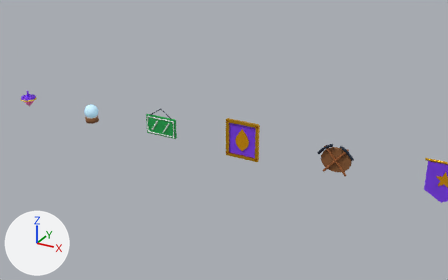
What one commit did to the Blender file blender/assets.blend.
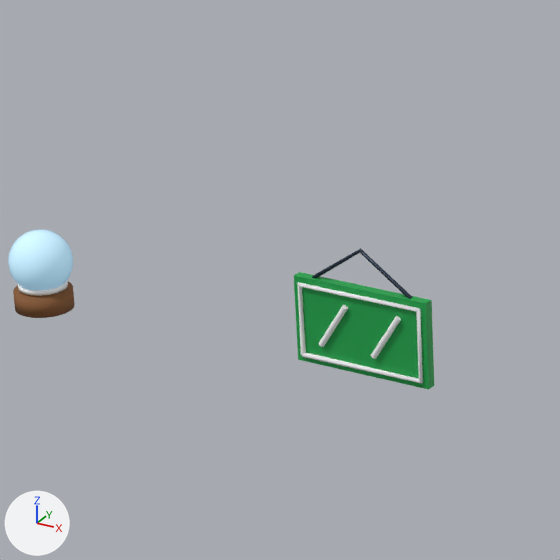
There are two pictures of each version: one from a 50 mm camera at (169.03, -8.35, 4.39) aimed at (164.21, 0.42, 0.0), one close up on the part from 18% to 46% of the width and 20% to 63% of the height. Lighting does not change. The marker at lower left points along +X, +Y and +Z. The older version's two pictures come first.

The first close-up shows 'col_snow_globe_base', 'col_snow_globe_glass', 'col_station_sign_board', 'col_station_sign_border', 'col_station_sign_cord', 'col_station_sign_rail0', 'col_station_sign_rail1' and 1 more.
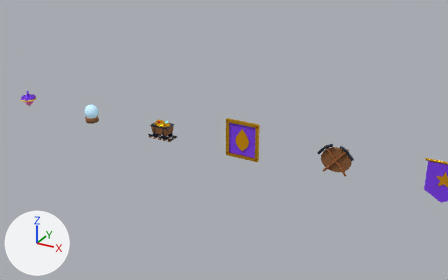
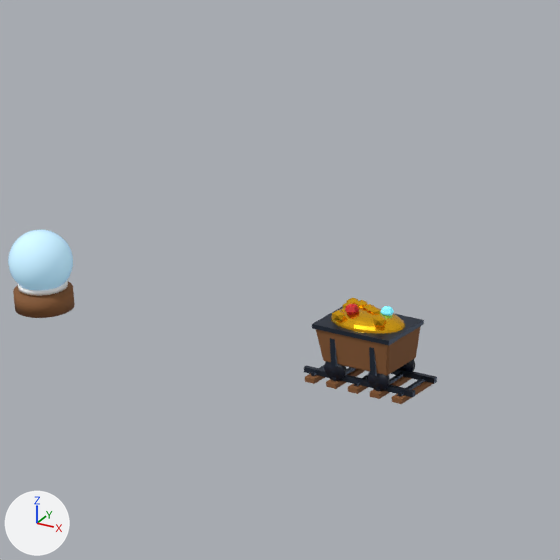
What differs and where, as boxes (x1, y1, x2, y2) in the close-ups (560 x 560 px):
'col_station_sign_board', deleted (green): before (294, 272, 434, 390)
'col_mine_cart_body', added (brown): after (316, 326, 421, 376)
'col_station_sign_border', deleted: before (298, 282, 423, 383)
'col_mine_cart_gold', added (yellow): after (331, 298, 405, 333)
'col_mine_cart_bands', added: after (312, 306, 424, 376)
'col_mine_cart_rails', added: after (304, 365, 437, 397)
'col_mine_cart_sleepers', added (brown): after (305, 369, 434, 404)
'col_mine_cart_wheels', added (black): after (324, 359, 415, 391)
'col_station_sign_cord', deleted: before (312, 248, 412, 299)
'col_station_sign_rail1', deleted: before (371, 316, 401, 359)
'col_station_sign_rail0', deleted: before (319, 305, 348, 347)
'col_mine_cart_ruby', added: after (345, 304, 359, 315)
'col_mine_cart_gem', added: after (380, 306, 394, 316)

The change, as a list of edits to the scene's bpy script:
```text
Remove ob_col_station_sign_board:
    ob_col_station_sign_board = bpy.data.objects.new('col_station_sign_board', me_col_station_sign_board)
Remove ob_col_station_sign_border:
    ob_col_station_sign_border = bpy.data.objects.new('col_station_sign_border', me_col_station_sign_border)
Remove ob_col_station_sign_rail0:
    ob_col_station_sign_rail0 = bpy.data.objects.new('col_station_sign_rail0', me_col_station_sign_rail0)
Remove ob_col_station_sign_rail1:
    ob_col_station_sign_rail1 = bpy.data.objects.new('col_station_sign_rail1', me_col_station_sign_rail1)
Remove ob_col_station_sign_cord:
    ob_col_station_sign_cord = bpy.data.objects.new('col_station_sign_cord', me_col_station_sign_cord)
Add ob_col_mine_cart_gem:
    ob_col_mine_cart_gem = bpy.data.objects.new('col_mine_cart_gem', me_col_mine_cart_gem)  # a UV sphere (6 segments, 4 rings, poles along z) spanning x 0.0475..0.0925, y 0.004..0.056, z 0.273..0.317; in mat_icecollectible (cyan #a5f3fc, glowing cyan #22d3ee)
    ob_col_mine_cart_gem.parent = ob_col_station_sign
    ob_col_mine_cart_gem.location = (0.0, 0.0, 0.0)
Add ob_col_mine_cart_ruby:
    ob_col_mine_cart_ruby = bpy.data.objects.new('col_mine_cart_ruby', me_col_mine_cart_ruby)  # a UV sphere (6 segments, 4 rings, poles along z) spanning x -0.0742..-0.0258, y -0.058..-0.002, z 0.276..0.324; in mat_redcollectible (red #dc2626)
    ob_col_mine_cart_ruby.parent = ob_col_station_sign
    ob_col_mine_cart_ruby.location = (0.0, 0.0, 0.0)
Add ob_col_mine_cart_gold:
    ob_col_mine_cart_gold = bpy.data.objects.new('col_mine_cart_gold', me_col_mine_cart_gold)  # 330 vertices, 420 faces; spans x -0.16..0.16, y -0.1..0.1, z 0.195..0.319; in mat_goldcollectible (yellow #fbbf24)
    ob_col_mine_cart_gold.parent = ob_col_station_sign
    ob_col_mine_cart_gold.location = (0.0, 0.0, 0.0)
Add ob_col_mine_cart_wheels:
    ob_col_mine_cart_wheels = bpy.data.objects.new('col_mine_cart_wheels', me_col_mine_cart_wheels)  # a 20-sided cylinder along y spanning x -0.145..-0.055, y -0.097..-0.077, z 0.02..0.11; a 20-sided cylinder along y spanning x -0.145..-0.055, y 0.077..0.097, z 0.02..0.11; a 20-sided cylinder along y spanning x 0.055..0.145, y -0.097..-0.077, z 0.02..0.11; a 20-sided cylinder along y spanning x 0.055..0.145, y 0.077..0.097, z 0.02..0.11; in mat_ink (black #0f172a)
    ob_col_mine_cart_wheels.parent = ob_col_station_sign
    ob_col_mine_cart_wheels.location = (0.0, 0.0, 0.0)
Add ob_col_mine_cart_bands:
    ob_col_mine_cart_bands = bpy.data.objects.new('col_mine_cart_bands', me_col_mine_cart_bands)  # a box spanning x -0.101..-0.079, y -0.112..0.112, z 0.088..0.242; a box spanning x 0.079..0.101, y -0.112..0.112, z 0.088..0.242; a box spanning x -0.175..0.175, y -0.12..0.12, z 0.231..0.249; in mat_ironcollectible (dark blue #374151)
    ob_col_mine_cart_bands.parent = ob_col_station_sign
    ob_col_mine_cart_bands.location = (0.0, 0.0, 0.0)
Add ob_col_mine_cart_body:
    ob_col_mine_cart_body = bpy.data.objects.new('col_mine_cart_body', me_col_mine_cart_body)  # 24 vertices, 26 faces; spans x -0.17..0.17, y -0.115..0.115, z 0.09..0.24; in mat_woodcollectible (brown #8a5a32)
    ob_col_mine_cart_body.parent = ob_col_station_sign
    ob_col_mine_cart_body.location = (0.0, 0.0, 0.0)
Add ob_col_mine_cart_sleepers:
    ob_col_mine_cart_sleepers = bpy.data.objects.new('col_mine_cart_sleepers', me_col_mine_cart_sleepers)  # a box spanning x -0.222..-0.178, y -0.12..0.12, z 0.0..0.02; a box spanning x -0.122..-0.078, y -0.12..0.12, z 0.0..0.02; a box spanning x -0.022..0.022, y -0.12..0.12, z 0.0..0.02; a box spanning x 0.078..0.122, y -0.12..0.12, z 0.0..0.02; a box spanning x 0.178..0.222, y -0.12..0.12, z 0.0..0.02; in mat_woodcollectible (brown #8a5a32)
    ob_col_mine_cart_sleepers.parent = ob_col_station_sign
    ob_col_mine_cart_sleepers.location = (0.0, 0.0, 0.0)
Add ob_col_mine_cart_rails:
    ob_col_mine_cart_rails = bpy.data.objects.new('col_mine_cart_rails', me_col_mine_cart_rails)  # a box spanning x -0.25..0.25, y -0.084..-0.066, z 0.02..0.042; a box spanning x -0.25..0.25, y 0.066..0.084, z 0.02..0.042; a box spanning x -0.208..-0.193, y -0.1..0.1, z 0.02..0.032; a box spanning x -0.108..-0.092, y -0.1..0.1, z 0.02..0.032; a box spanning x -0.008..0.008, y -0.1..0.1, z 0.02..0.032; a box spanning x 0.092..0.108, y -0.1..0.1, z 0.02..0.032; a box spanning x 0.193..0.208, y -0.1..0.1, z 0.02..0.032; in mat_ironcollectible (dark blue #374151)
    ob_col_mine_cart_rails.parent = ob_col_station_sign
    ob_col_mine_cart_rails.location = (0.0, 0.0, 0.0)
```
